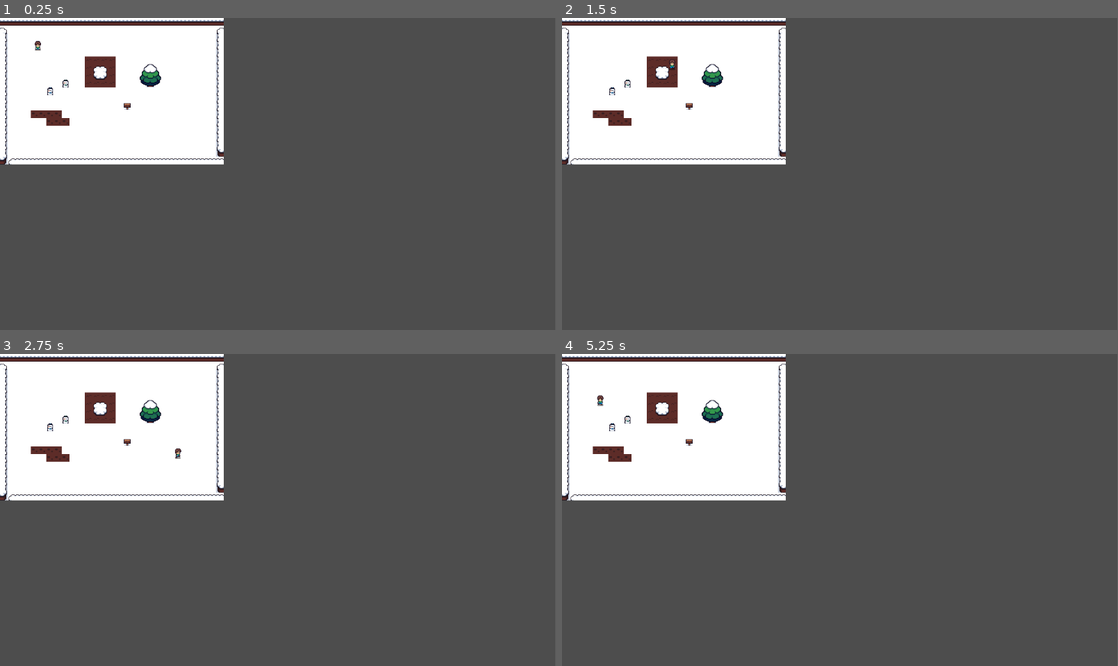
Above: before the commit, frames 1-4 (two rows, left to right).
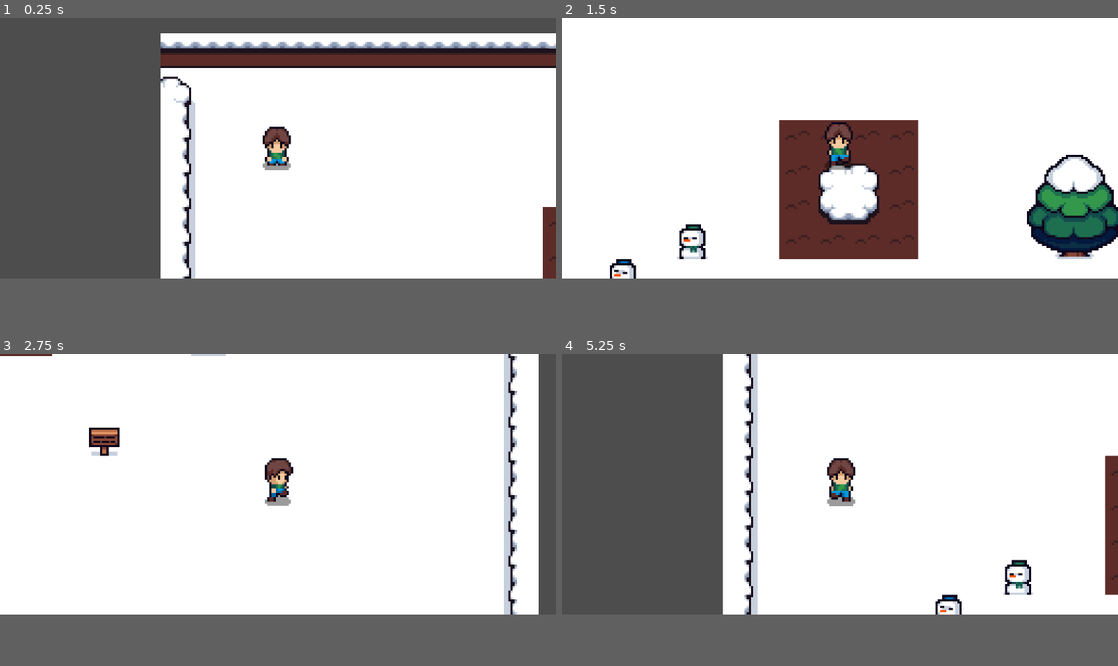
Above: after the commit, the same moments.

Repository: PyMedic/multiplayer-survival-game
Game: Godot game, scene res://main.tscn
Same seed, same stepped clock (60 frames per second), same inputs: the game is played once before the commit and once after it.
Inputs:
- Up to frame 1 (0.25 s): no input
- Up to frame 2 (1.5 s): hold D (ui_right) 0.53-1.28 s; hold S (ui_down) from 1.28 s (still down)
- Up to frame 3 (2.75 s): release S (ui_down) at 2.03 s; hold D (ui_right) from 2.03 s (still down)
- Up to frame 4 (5.25 s): release D (ui_right) at 2.78 s; hold W (ui_up) 2.78-3.53 s; hold A (ui_left) 3.53-5.03 s; hold S (ui_down) from 5.03 s (still down)
In our replay, the window is 799x449 before the commit and 800x375 after it. These sizes can differ from the game's own. Grey fills any space a smaller window leaves; there, only what the larger window draws over its background counts as a difference.

The runs differ from the first frame. In frame 1, 67% of the frame differs, in the area x 0-100%, y 0-84%; in frame 2, 67%; in frame 3, 65%; in frame 4, 69%.

Commit message:
Added Camera to the player. Changed the initial position of the player in the game. Increased the size of the CollisionShape2D for the player for better collision detection with other objects.

Diff:
--- a/client/multiplayer-survival-game/main.tscn
+++ b/client/multiplayer-survival-game/main.tscn
@@ -8,3 +8,4 @@
 [node name="MainWorld" parent="." unique_id=1723589587 instance=ExtResource("1_ig7tw")]
 
 [node name="Player" parent="." unique_id=1239112921 instance=ExtResource("2_0xm2m")]
+position = Vector2(54, 53)
--- a/client/multiplayer-survival-game/player.tscn
+++ b/client/multiplayer-survival-game/player.tscn
@@ -1,7 +1,7 @@
 [gd_scene format=3 uid="uid://bof7ou3mxpv81"]
 
 [ext_resource type="Texture2D" uid="uid://0dlauho4uul" path="res://assets/images/tilesets/characters/Player/Player.png" id="1_4flbx"]
-[ext_resource type="Script" uid="uid://cc04wrxbg7yl7" path="res://player.gd" id="1_onrkg"]
+[ext_resource type="Script" uid="uid://cc04wrxbg7yl7" path="res://Player.gd" id="1_onrkg"]
 
 [sub_resource type="AtlasTexture" id="AtlasTexture_onrkg"]
 atlas = ExtResource("1_4flbx")
@@ -290,16 +290,19 @@
 
 [sub_resource type="CapsuleShape2D" id="CapsuleShape2D_4flbx"]
 radius = 5.0
-height = 18.0
+height = 20.0
 
 [node name="Player" type="CharacterBody2D" unique_id=1239112921]
 script = ExtResource("1_onrkg")
 
 [node name="AnimatedSprite2D" type="AnimatedSprite2D" parent="." unique_id=194647393]
-position = Vector2(79, 59)
+position = Vector2(0, 1)
 sprite_frames = SubResource("SpriteFrames_sh265")
 animation = &"walk_up"
 
 [node name="CollisionShape2D" type="CollisionShape2D" parent="." unique_id=361510455]
-position = Vector2(79, 56)
+position = Vector2(0, -2)
+scale = Vector2(0.9, 0.9)
 shape = SubResource("CapsuleShape2D_4flbx")
+
+[node name="Camera2D" type="Camera2D" parent="." unique_id=348463224]
--- a/client/multiplayer-survival-game/project.godot
+++ b/client/multiplayer-survival-game/project.godot
@@ -14,6 +14,12 @@
 run/main_scene="uid://seworxwb8ahl"
 config/features=PackedStringArray("4.6", "GL Compatibility")
 config/icon="res://icon.svg"
+
+[display]
+
+window/size/viewport_width=1280
+window/size/viewport_height=600
+window/stretch/scale=5.0
 
 [input]
 
